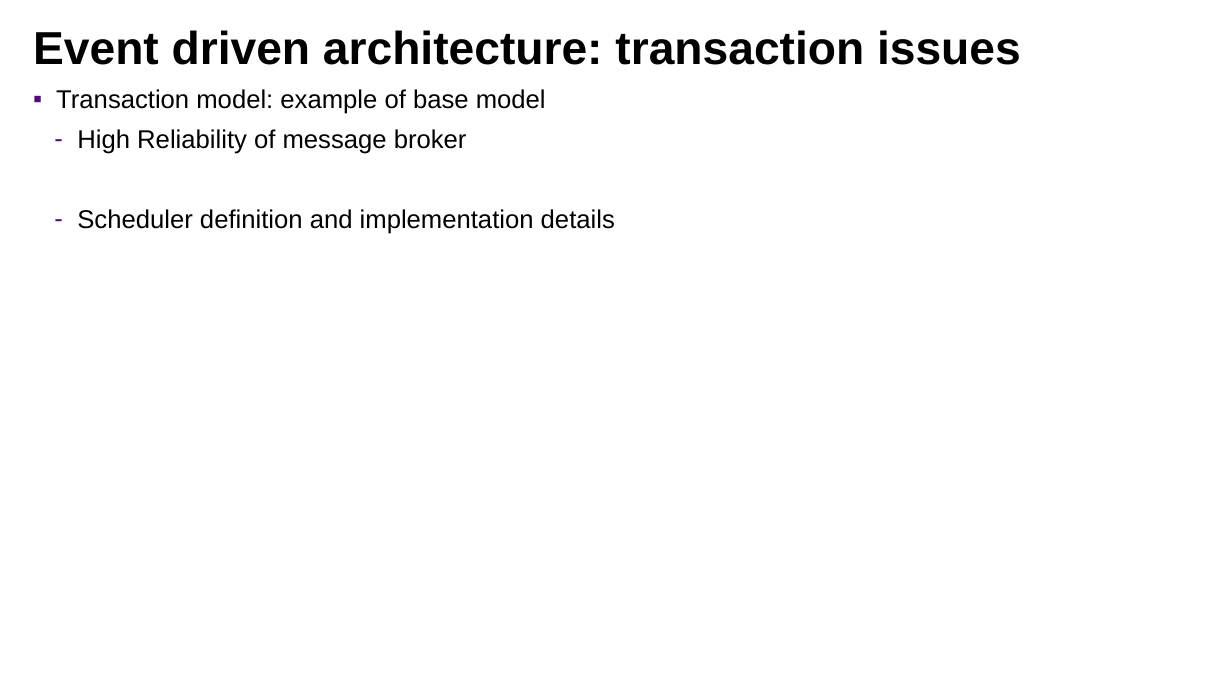
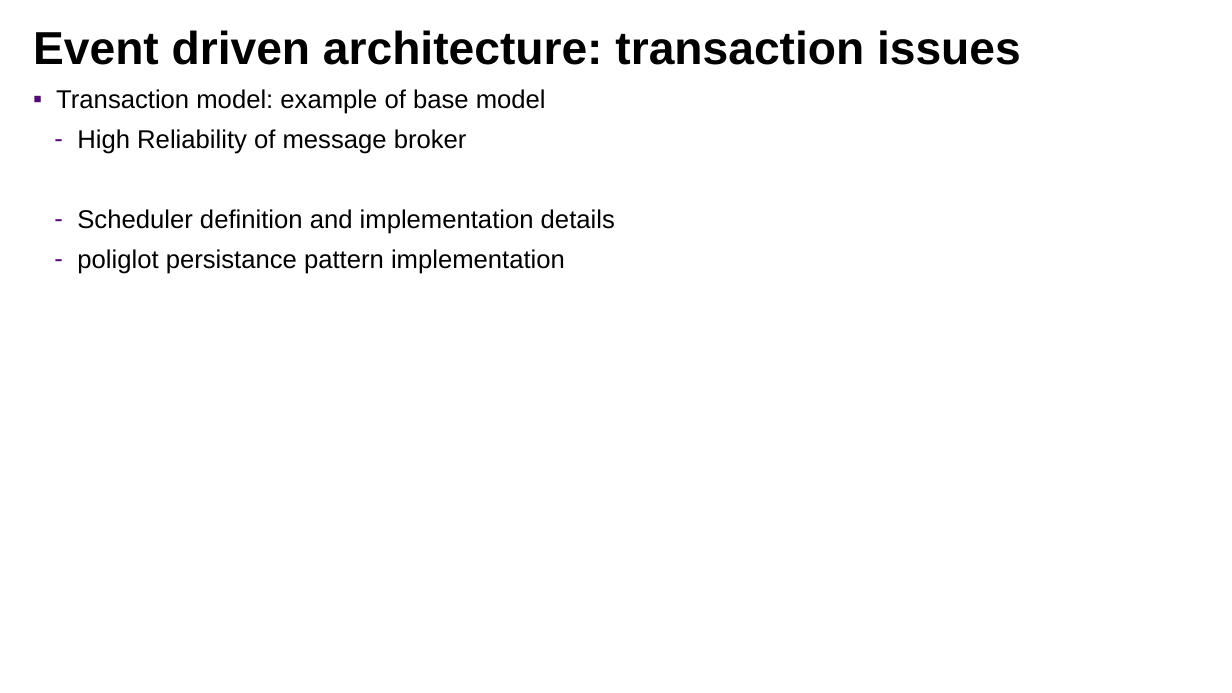
Before and after one commit to lbennardis/microS_code2016_DOCS, a slide deck: slide 31 of luigiBennardisMicroservices.pptx (slide 29 before the commit). Drawn at 1232x693 pixels with LibreOffice and Linux fonts; fonts in the diff are those of the drawing; background and template pictures are left out. Boxes give left, top, right and bottom in pixels: in the first picture for what was removed or moved away, otherwise in the second. Text is boxed around its words. In the diff, an @@ line names an element or a change of style, - is before the commit and + after.

```diff
--- a/luigiBennardisMicroservices.pptx
+++ b/luigiBennardisMicroservices.pptx
@@ text at box(77, 249, 565, 274): paragraph added @@
+  – poliglot persistance pattern implementation
```
Also in this commit, not shown: 14 other slides changed, 5 slides added, 1 slide removed.
